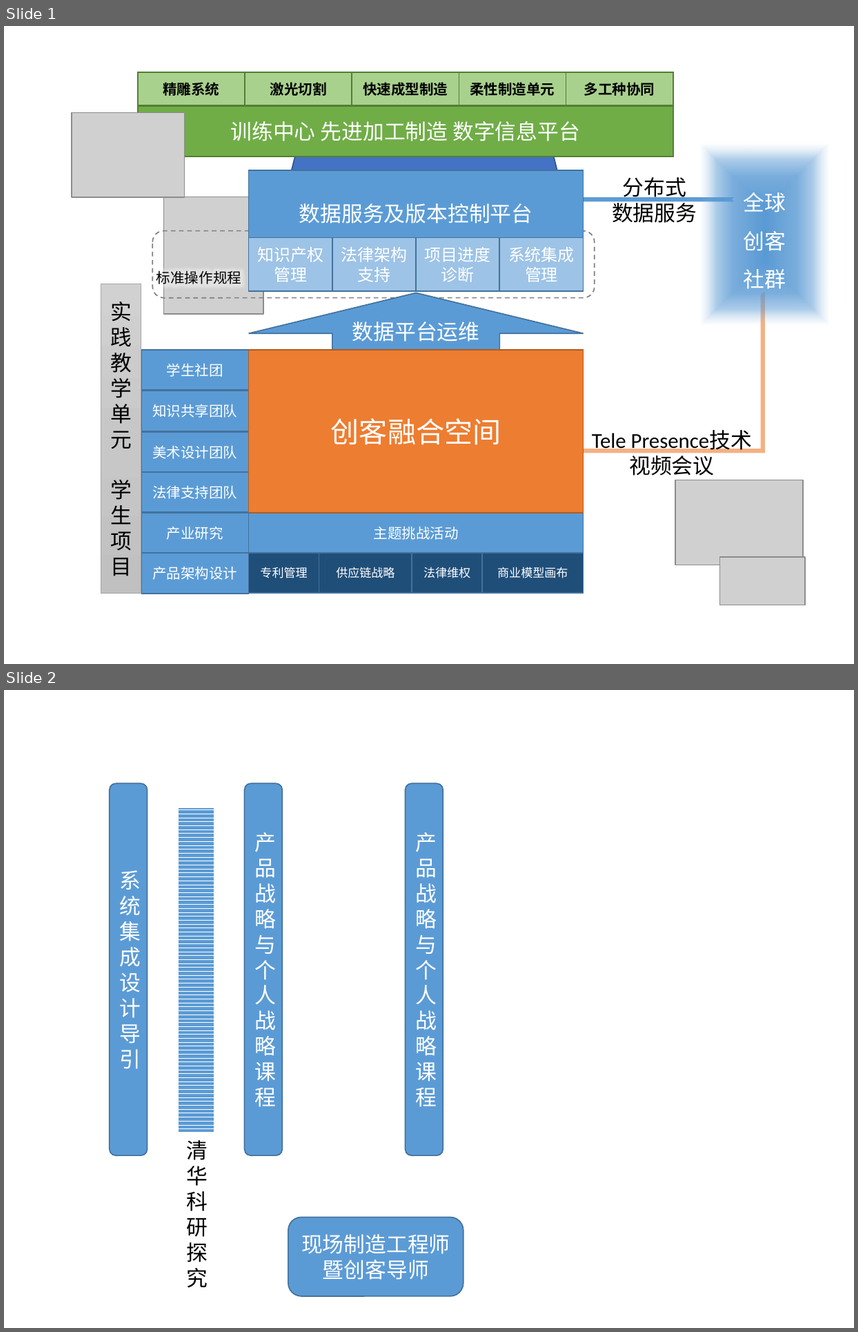
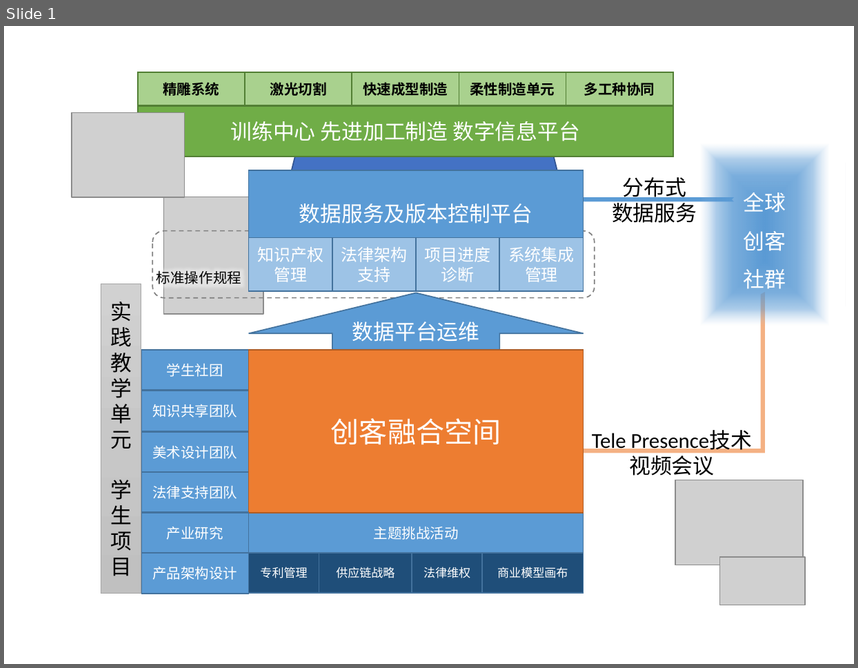
Before and after one commit to woodyme/i.center_my_workzone, a slide deck: 训练中心创客交叉融合空间建设/doc/创客融合空间运行模式.pptx. Shown one above the other, each under a label of ours: slides 1 and 2 before the commit, slide 1 after it. The pictures are 858x1332 and 858x668 pixels, drawn with LibreOffice and Linux fonts; fonts in the diff are those of the drawing; grey boxes stand for pictures. Boxes give left, top, right and bottom in pixels: in the first picture for what was removed or moved away, otherwise in the second. Text is boxed around its words. In the diff, an @@ line names an element or a change of style, - is before the commit and + after.

Commit message:
update 创客交叉融合空间运行模式

```diff
--- a/训练中心创客交叉融合空间建设/doc/创客融合空间运行模式.pptx
+++ b/训练中心创客交叉融合空间建设/doc/创客融合空间运行模式.pptx
@@ slide 2 removed at [4,690,854,1328], background #FFFFFF @@
@@ rounded rectangle removed at [110,784,147,1155] @@
-系统集成设计导引
@@ rounded rectangle removed at [245,784,282,1155] @@
-产品战略与个人战略课程
@@ rounded rectangle removed at [406,784,443,1155] @@
-产品战略与个人战略课程
@@ rectangle removed at [179,807,213,1131] @@
@@ text removed at [186,1140,208,1288] @@
-清华
-科研探究
@@ rounded rectangle removed at [288,1217,463,1296] @@
-现场制造工程师
-暨创客导师
```
Also in this commit, not shown: 8 slides added, 5 other slides removed, 3 other files.
